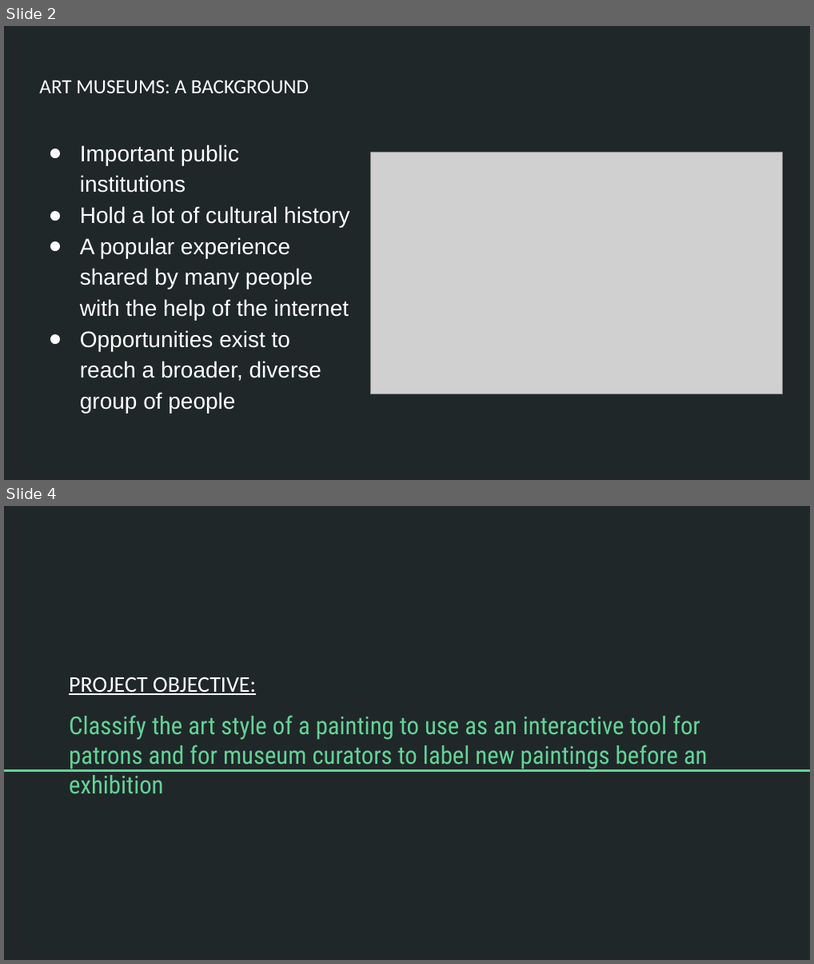
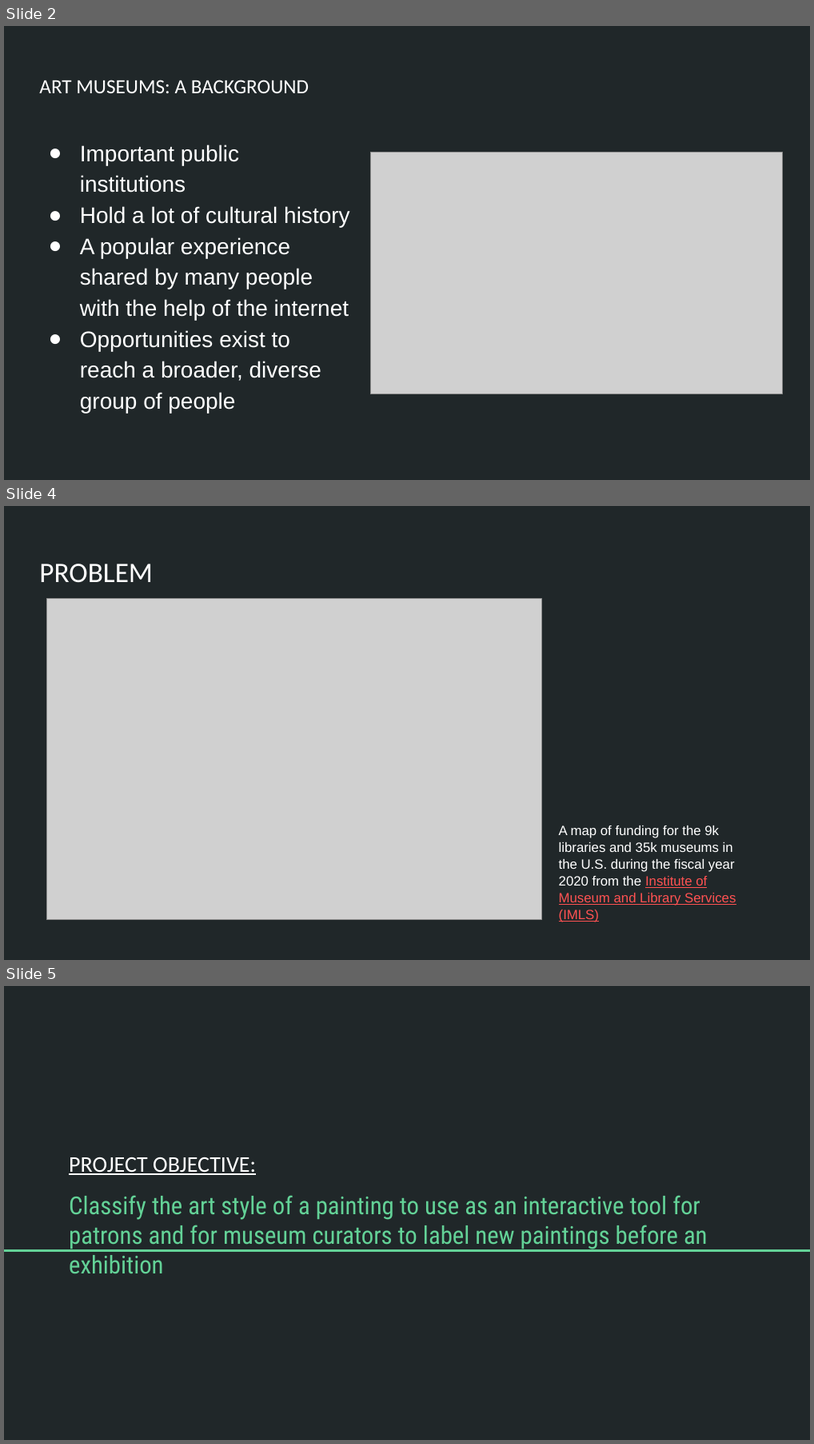
Before and after one commit to justinepicar/Art_Style_Classification, a slide deck: presentation/Art_Classification_ppt.pptx. Shown one above the other, each under a label of ours: slides 2 and 4 before the commit, slides 2, 4 and 5 after it; the slides between them are not shown. The pictures are 814x964 and 814x1444 pixels, drawn with LibreOffice and Linux fonts; fonts in the diff are those of the drawing; grey boxes stand for pictures. Boxes give left, top, right and bottom in pixels: in the first picture for what was removed or moved away, otherwise in the second. Text is boxed around its words. In the diff, an @@ line names an element or a change of style, - is before the commit and + after.

```diff
--- a/presentation/Art_Classification_ppt.pptx
+++ b/presentation/Art_Classification_ppt.pptx
@@ slide 4 added at (x1=4, y1=506, x2=810, y2=960), background #202729 @@
@@ title added at (x1=39, y1=564, x2=153, y2=583), 25.2 pt, text #FFFFFF @@
+PROBLEM
@@ picture added at (x1=46, y1=599, x2=542, y2=920) @@
@@ text added at (x1=559, y1=825, x2=736, y2=905), 12 pt, text #FFFFFF @@
+A map of funding for the 9k libraries and 35k museums in the U.S. during the fiscal year 2020 from the Institute of Museum and Library Services (IMLS)
@@ what was slide 4 is now slide 5 @@
```
Also in this commit, not shown: 9 slides changed, 4 other slides added, 7 other files.
